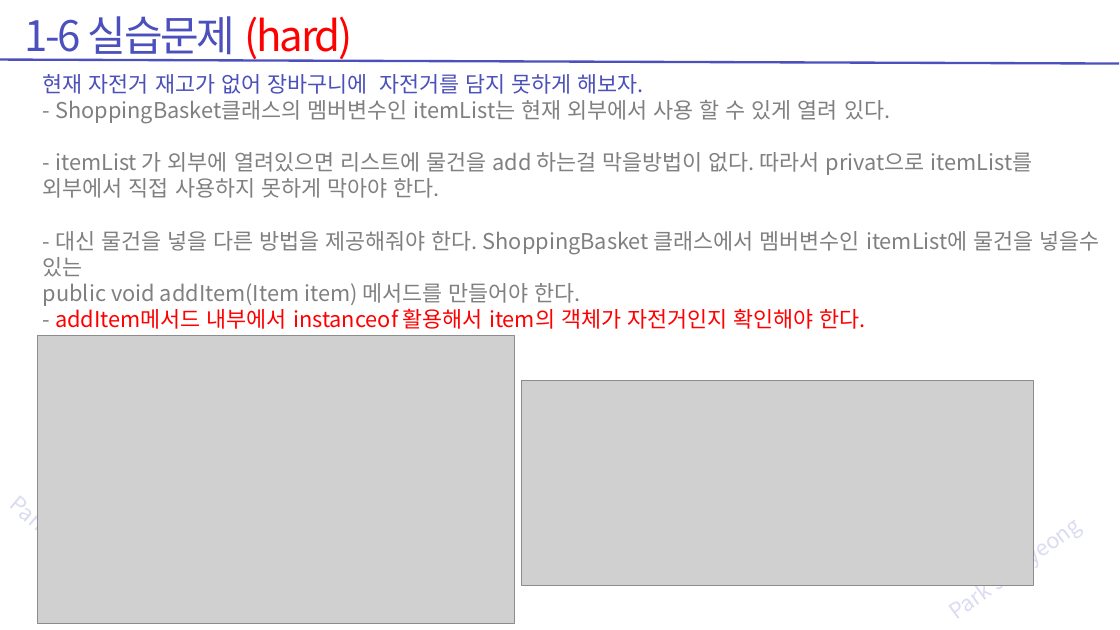
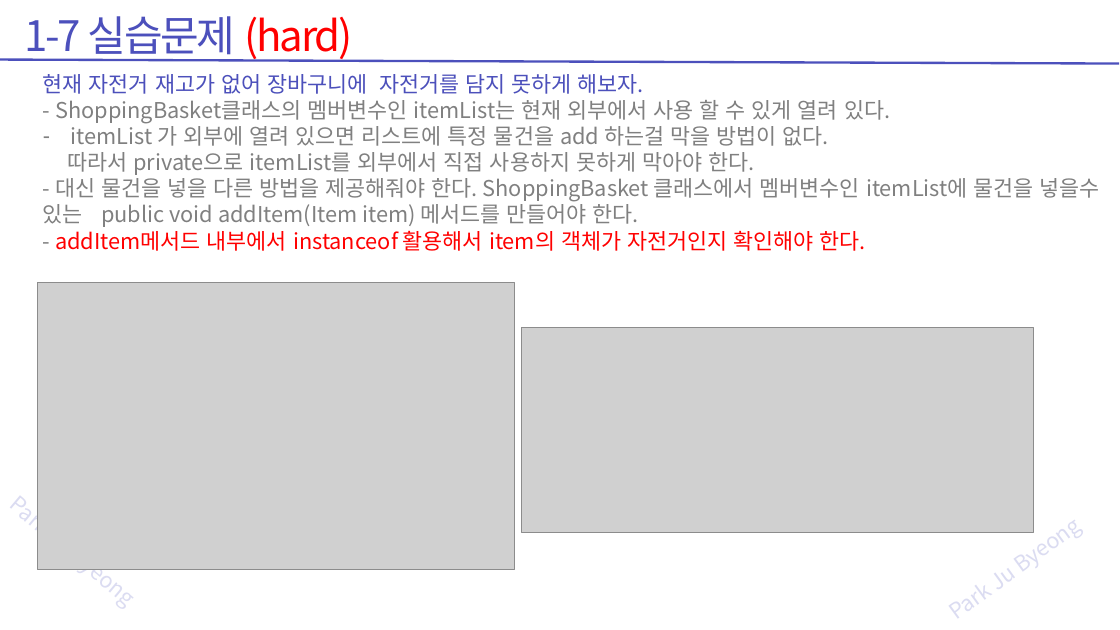
Before and after one commit to zest132/JavaLecture, a slide deck: slide 45 of JavaLecture/LectureFile/java 11강 인터페이스와다형성.pptx (slide 41 before the commit). Drawn at 1120x630 pixels with LibreOffice and Linux fonts; fonts in the diff are those of the drawing; grey boxes stand for pictures. Boxes give left, top, right and bottom in pixels: in the first picture for what was removed or moved away, otherwise in the second. Text is boxed around its words. In the diff, an @@ line names an element or a change of style, - is before the commit and + after.

```diff
--- a/JavaLecture/LectureFile/java 11강 인터페이스와다형성.pptx
+++ b/JavaLecture/LectureFile/java 11강 인터페이스와다형성.pptx
@@ text at <box>24,16,353,62</box>: text changed @@
-1-6 실습문제 (hard)
+1-7 실습문제 (hard)
@@ text at <box>43,122,1100,227</box>: text changed @@
-- itemList 가 외부에 열려있으면 리스트에 물건을 add 하는걸 막을방법이 없다. 따라서 privat으로 itemList를 외부에서 직접 사용하지 못하게 막아야 한다.
-- 대신 물건을 넣을 다른 방법을 제공해줘야 한다. ShoppingBasket 클래스에서 멤버변수인 itemList에 물건을 넣을수 있는
-public void addItem(Item item) 메서드를 만들어야 한다.
+– itemList 가 외부에 열려 있으면 리스트에 특정 물건을 add 하는걸 막을 방법이 없다.
+따라서 private으로 itemList를 외부에서 직접 사용하지 못하게 막아야 한다.
+- 대신 물건을 넣을 다른 방법을 제공해줘야 한다. ShoppingBasket 클래스에서 멤버변수인 itemList에 물건을 넣을수 있는 public void addItem(Item item) 메서드를 만들어야 한다.
@@ picture: place and size @@
-picture at <box>38,335,515,623</box>
+picture at <box>38,282,515,570</box>
@@ picture: place and size @@
-picture at <box>522,380,1034,586</box>
+picture at <box>522,327,1034,533</box>
```
Also in this commit, not shown: 28 other slides changed, 4 slides added, 25 other files.
